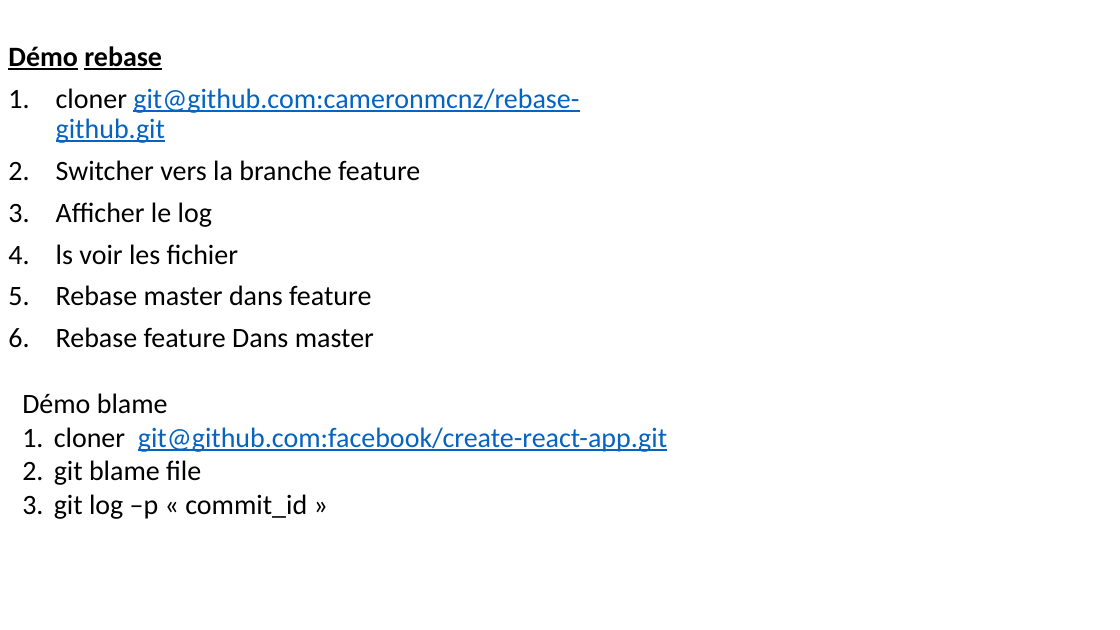
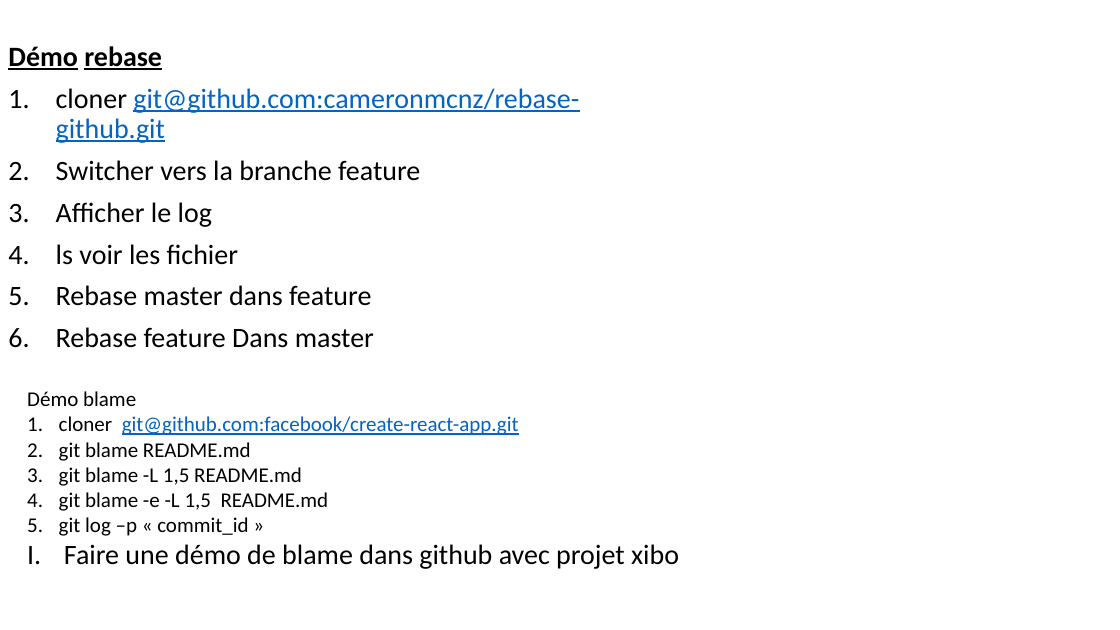
Before and after one commit to belakebiboussad/form, a slide deck: slide 37 of Formation Git.pptx. Drawn at 1120x630 pixels with LibreOffice and Linux fonts; fonts in the diff are those of the drawing. Boxes give left, top, right and bottom in pixels: in the first picture for what was removed or moved away, otherwise in the second. Text is boxed around its words. In the diff, an @@ line names an element or a change of style, - is before the commit and + after.

```diff
--- a/Formation Git.pptx
+++ b/Formation Git.pptx
@@ text at bbox=[27, 391, 519, 536]: size 24 to 18 pt in "Démo blame", "cloner git@github.com:facebook/create-react-app.git", "git log –p « commit_id »" @@
@@ text at bbox=[59, 442, 329, 511]: text changed; size 24 to 18 pt @@
-2. git blame file
+2. git blame README.md
+3. git blame -L 1,5 README.md
+4. git blame -e -L 1,5 README.md
@@ text at bbox=[64, 544, 679, 569]: paragraph added @@
+VI. Faire une démo de blame dans github avec projet xibo
```
Also in this commit, not shown: 6 other slides changed, 1 slide added, 2 slides removed, 1 other file.
